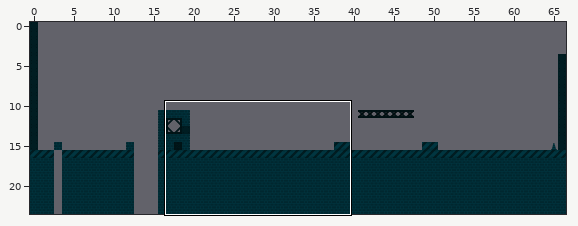
An edit to a level. Tiled map (JSON), tears/assets/maps/scene0.json. Above, an overview of the earlier version with the close-up marked.
Close-up. First the earlier version:
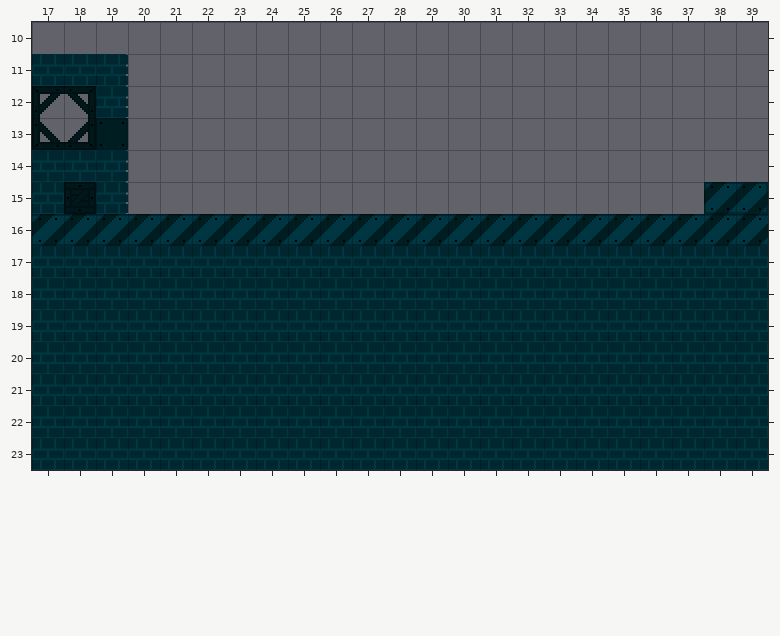
Cells are 64x64 px. Shown: x 17..39, y 10..23. The commit also changed other parts of the map, which this record leaves out.
And afterwards:
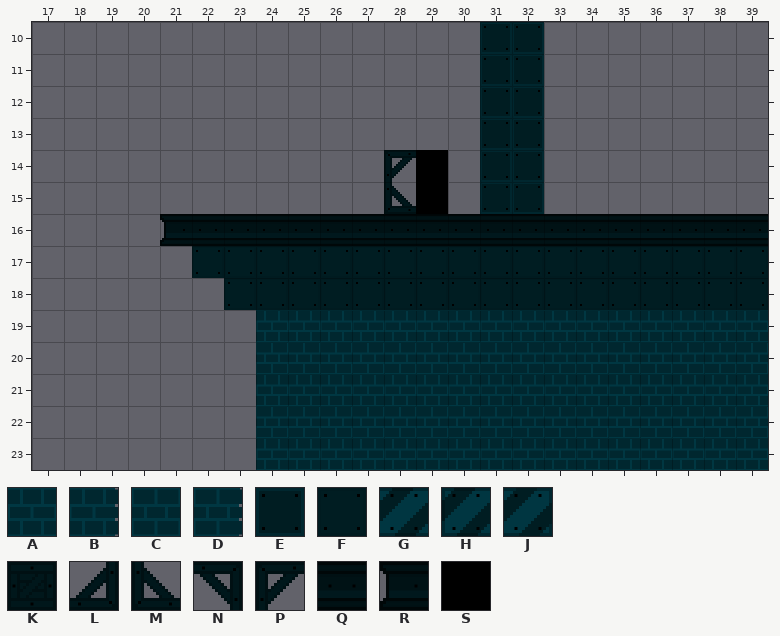
Key: from "softbricks": A 0, B 2, C 3, D 5, E 6, F 7, G 8, H 9, J 10, K 14, L 15, M 16, N 17, P 18, Q 23, R 24, S 35.
_ is an empty cell.
The exact change:
Layer "scene0":
y 10: x 31..32 __ -> EE
y 11: x 17..19 AAB -> ___; x 31..32 __ -> EE
y 12: x 17..19 PND -> ___; x 31..32 __ -> EE
y 13: x 17..19 MLF -> ___; x 31..32 __ -> EE
y 14: x 17..19 CCD -> ___; x 31..32 __ -> EE
y 15: x 17..19 AKB -> ___; x 31..32 __ -> EE; x 38..39 HJ -> __
y 16: x 17..39 GGGGGGGGGGGGGGGGGGGGGGG -> ____RQQQQQQQQQQQQQQQQQQ
y 17: x 17..39 AAAAAAAAAAAAAAAAAAAAAAA -> _____FFFFFFFFFFFFFFFFFF
y 18: x 17..39 CCCCCCCCCCCCCCCCCCCCCCC -> ______FFFFFFFFFFFFFFFFF
y 19: x 17..23 AAAAAAA -> _______
y 20: x 17..23 CCCCCCC -> _______
y 21: x 17..23 AAAAAAA -> _______
y 22: x 17..23 CCCCCCC -> _______
y 23: x 17..23 AAAAAAA -> _______
Layer "background":
y 14: x 28..29 __ -> PS
y 15: x 28..29 __ -> MS
Where, in picture pixels (left, top, right, bottom), the same in both close-ups:
changed: (32, 22, 768, 470)
